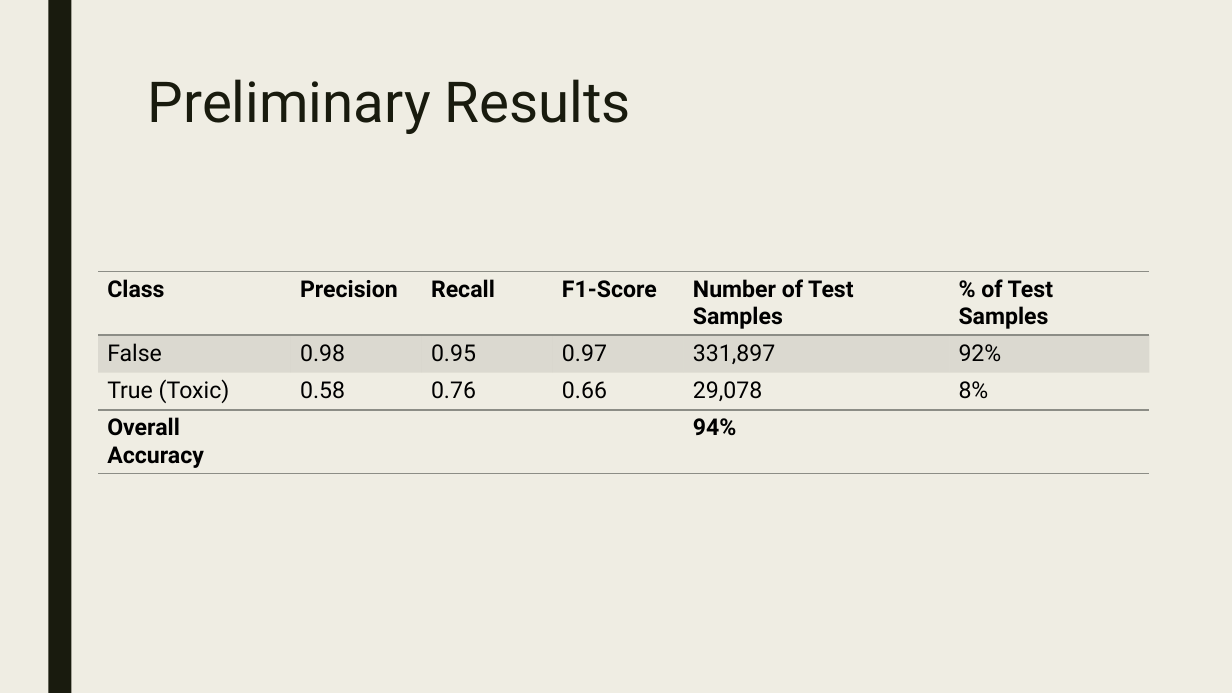
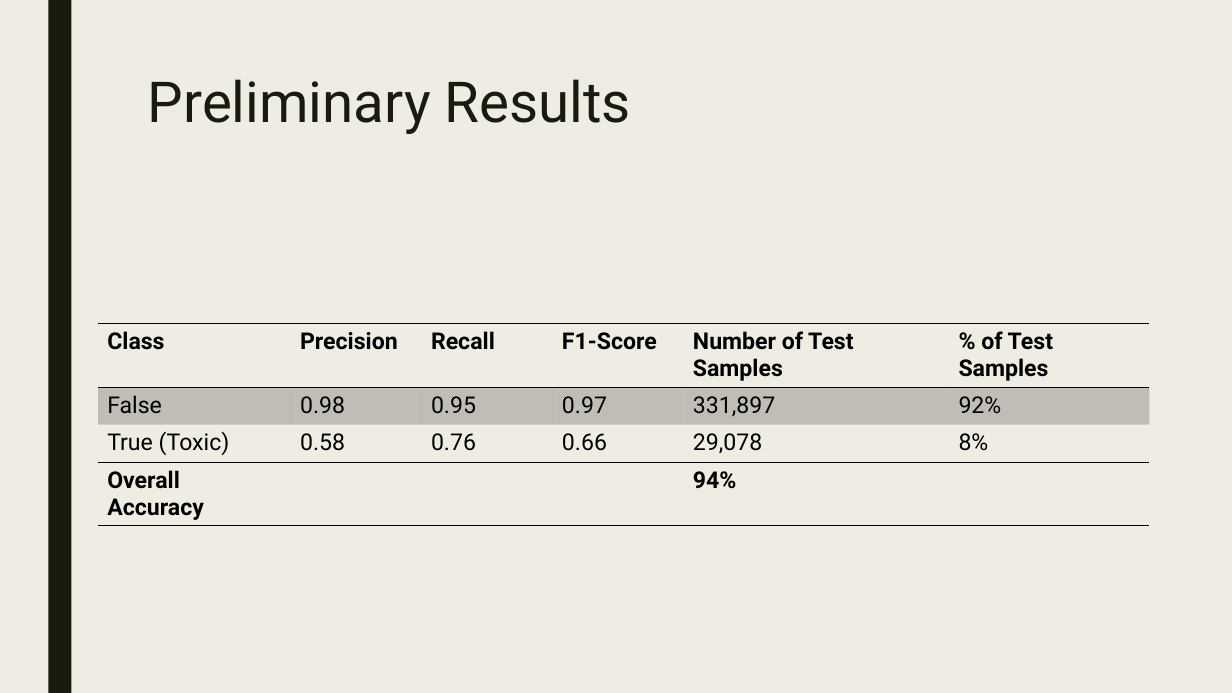
Before and after one commit to jsakhnin/NLPmodule, a slide deck: slide 14 of NLP_presentation.pptx. Drawn at 1232x693 pixels with LibreOffice and Linux fonts; fonts in the diff are those of the drawing. Boxes give left, top, right and bottom in pixels: in the first picture for what was removed or moved away, otherwise in the second. Text is boxed around its words. In the diff, an @@ line names an element or a change of style, - is before the commit and + after.

```diff
--- a/NLP_presentation.pptx
+++ b/NLP_presentation.pptx
@@ table at (x1=98, y1=323, x2=1151, y2=524) @@
@@ fill #8C8D86 at 20% opacity to #000000 at 20% opacity in row 2 @@
@@ borders changed @@
@@ table moved from (x1=98, y1=272, x2=1151, y2=472) to (x1=98, y1=323, x2=1151, y2=524) @@
```
Also in this commit, not shown: 7 other slides changed, 1 slide added, 1 slide removed.
